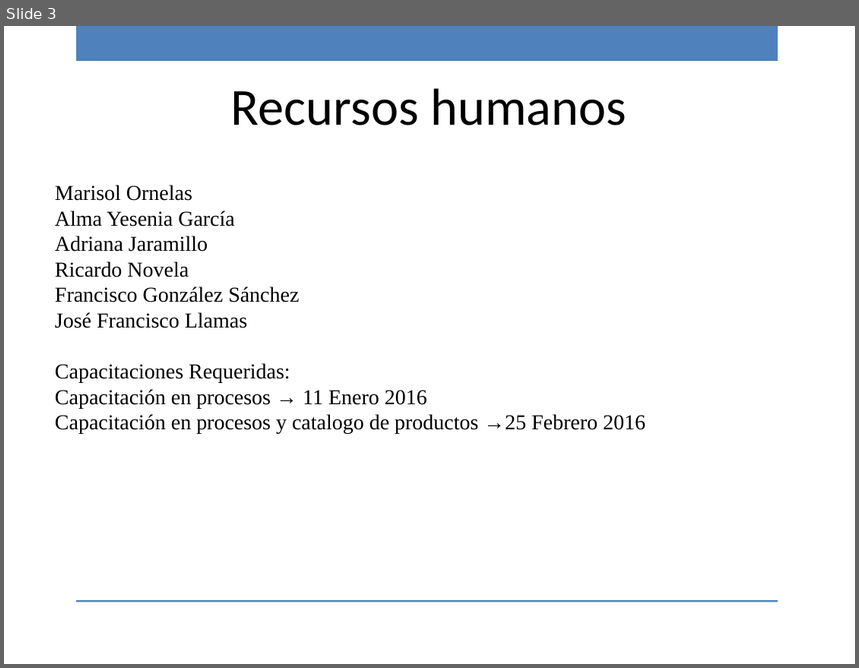
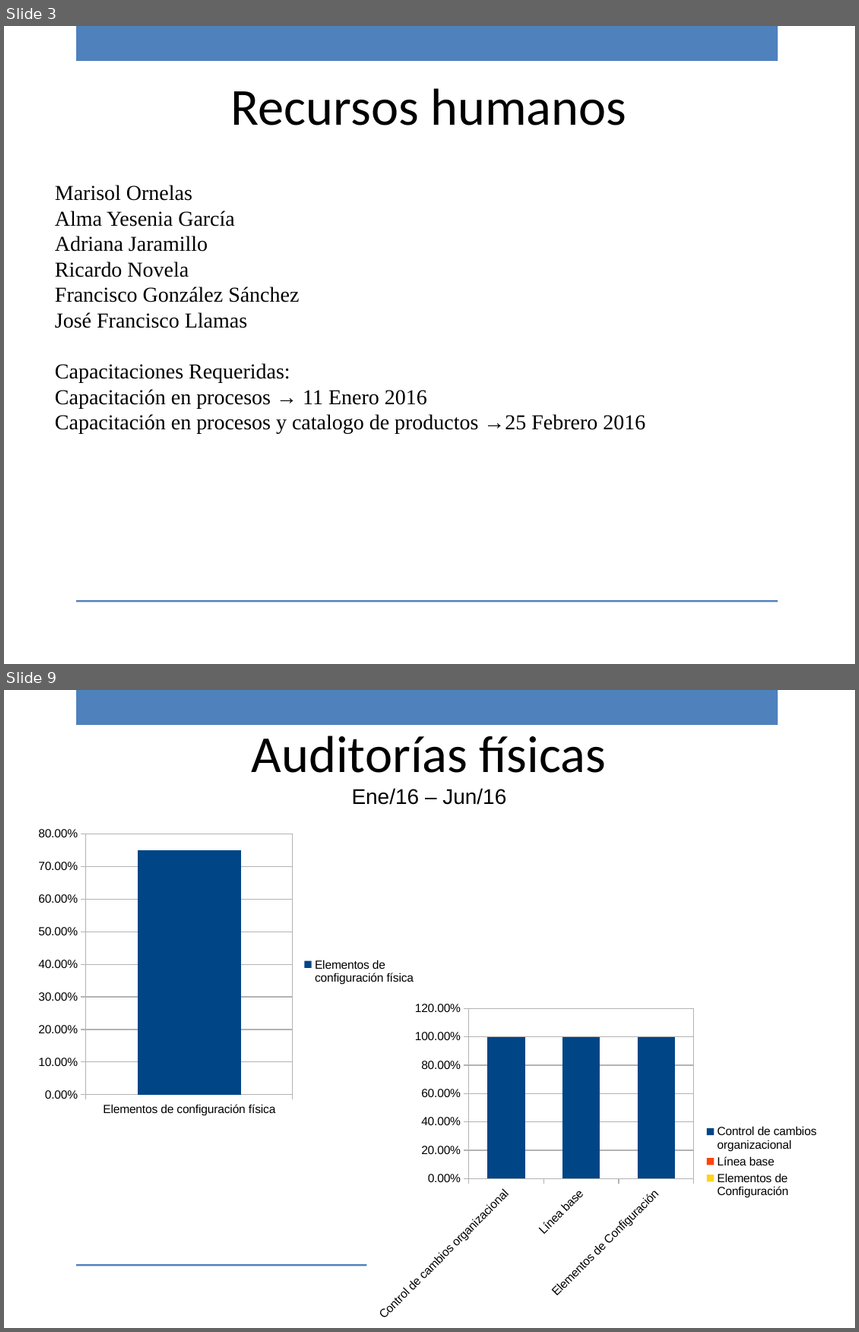
Before and after one commit to ricardo-novelasos/SOSQTP, a slide deck: Proyectos/2016/Métricas y monitoreo/Reporte_monitoreo_2016.pptx. Shown one above the other, each under a label of ours: slide 3 before the commit, slides 3 and 9 after it; the slides between them are not shown. The pictures are 859x668 and 859x1332 pixels, drawn with LibreOffice and Linux fonts; fonts in the diff are those of the drawing; background and template pictures are left out. Boxes give left, top, right and bottom in pixels: in the first picture for what was removed or moved away, otherwise in the second. Text is boxed around its words. In the diff, an @@ line names an element or a change of style, - is before the commit and + after.

```diff
--- a/Proyectos/2016/Métricas y monitoreo/Reporte_monitoreo_2016.pptx
+++ b/Proyectos/2016/Métricas y monitoreo/Reporte_monitoreo_2016.pptx
@@ slide 9 added at <box>4,690,855,1328</box>, background picture (left out); not listed: 2 template elements that a slide beside it also shows @@
@@ text added at <box>252,736,607,805</box>, 44 pt, text #000000 @@
+Auditorías físicas
+Ene/16 – Jun/16
@@ column chart added at <box>31,821,424,1122</box> @@
+categories: Elementos de configuración física
+Elementos de configuración física: 0.75
@@ column chart added at <box>367,996,827,1328</box> @@
+categories: Control de cambios organizacional, Línea base, Elementos de Configuración
+Física Organizacional: 1, 1, 1
```
Also in this commit, not shown: 19 slides changed, 1 other slide added, 2 slides removed, 2 other files.
